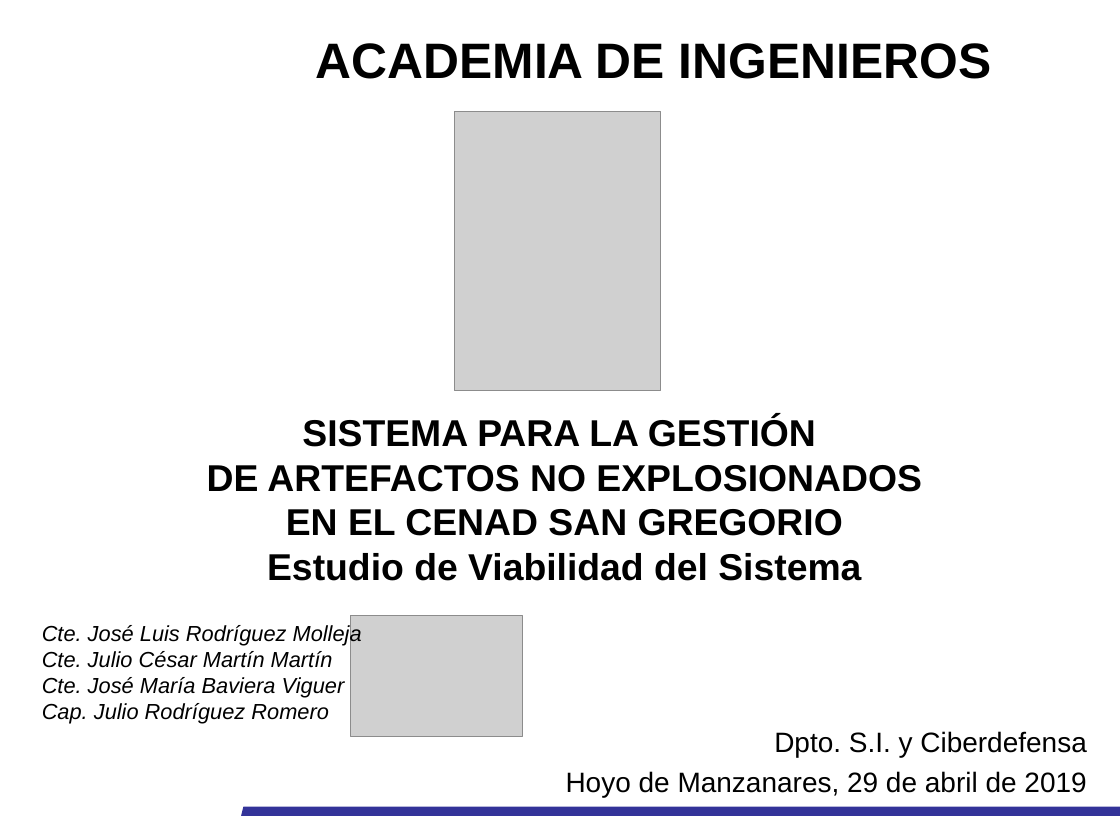
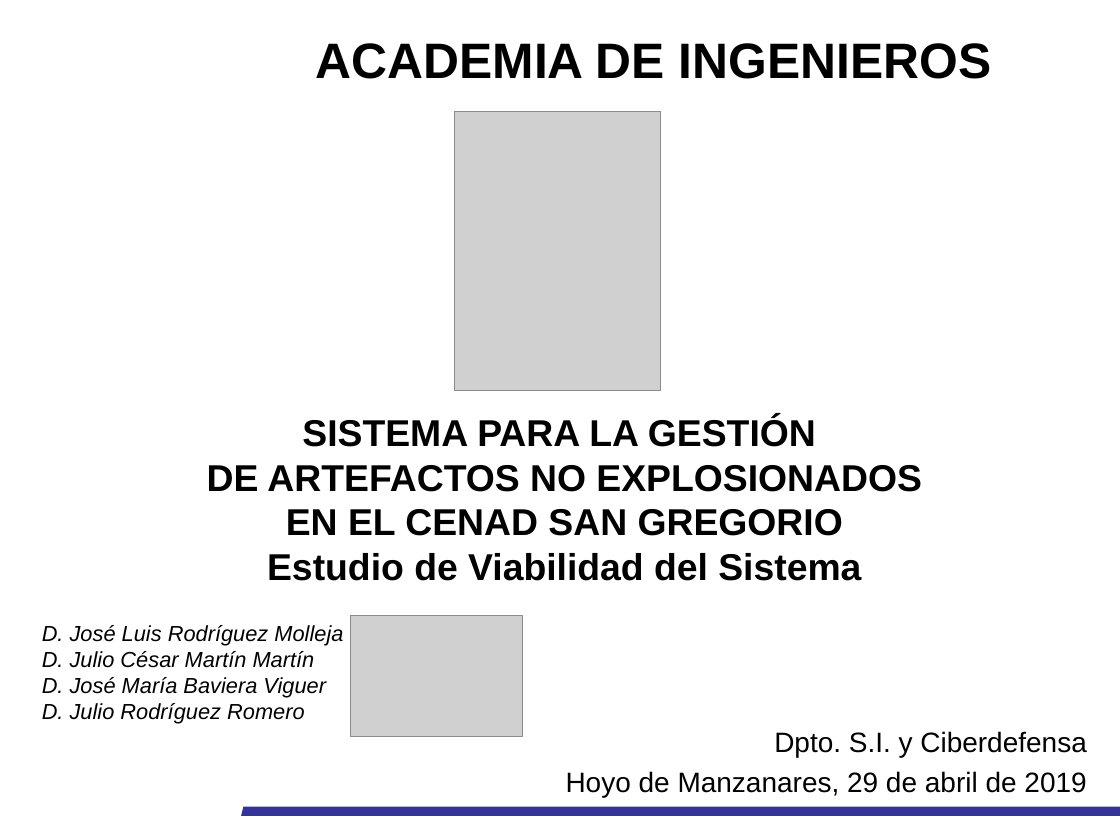
Before and after one commit to pquella/buscaminas, a slide deck: slide 1 of Docu elaborada/Presentación_EVS_UXOS_CENAD.pptx. Drawn at 1120x840 pixels with LibreOffice and Linux fonts; fonts in the diff are those of the drawing; grey boxes stand for pictures; background and template pictures are left out. Boxes give left, top, right and bottom in pixels: in the first picture for what was removed or moved away, otherwise in the second. Text is boxed around its words. In the diff, an @@ line names an element or a change of style, - is before the commit and + after.

```diff
--- a/Docu elaborada/Presentación_EVS_UXOS_CENAD.pptx
+++ b/Docu elaborada/Presentación_EVS_UXOS_CENAD.pptx
@@ text at <box>42,625,343,724</box>: text changed @@
-Cte. José Luis Rodríguez Molleja
-Cte. Julio César Martín Martín
-Cte. José María Baviera Viguer
-Cap. Julio Rodríguez Romero
+D. José Luis Rodríguez Molleja
+D. Julio César Martín Martín
+D. José María Baviera Viguer
+D. Julio Rodríguez Romero
```
Also in this commit, not shown: 10 other slides changed, 4 slides added, 6 other files.
